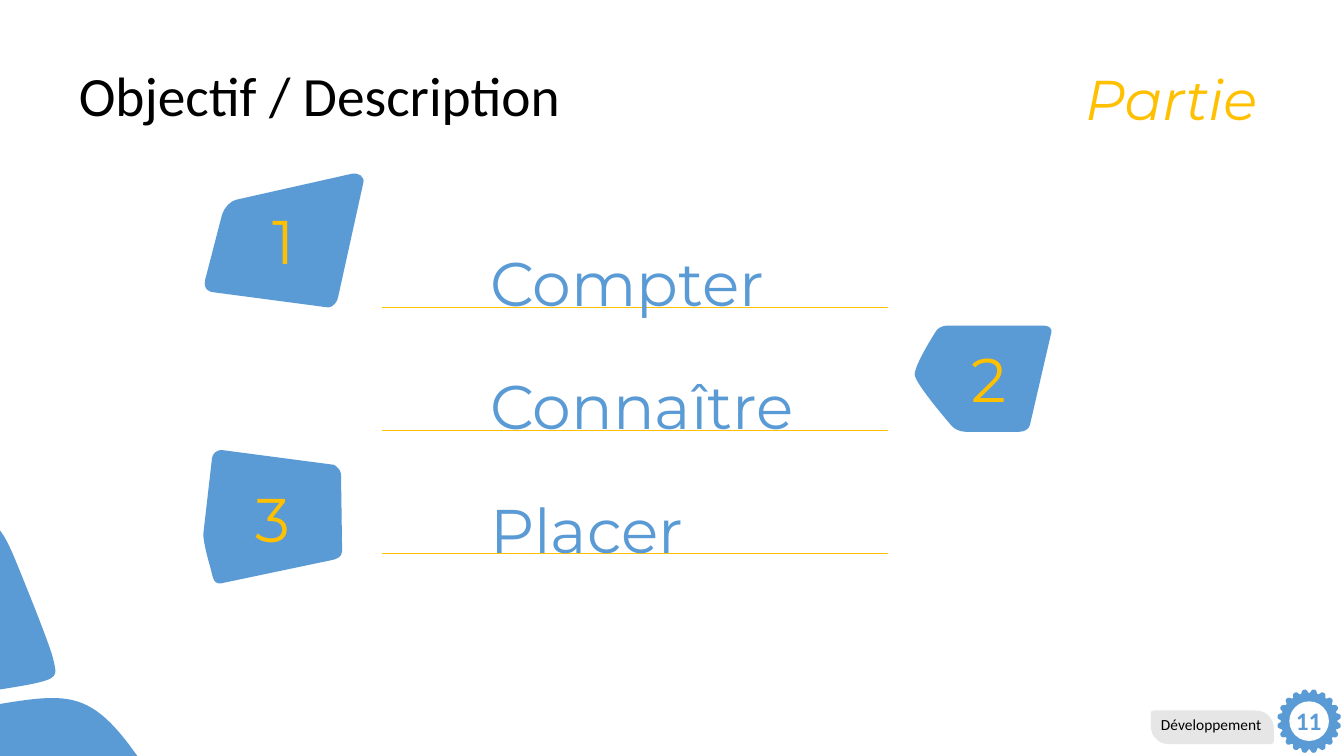
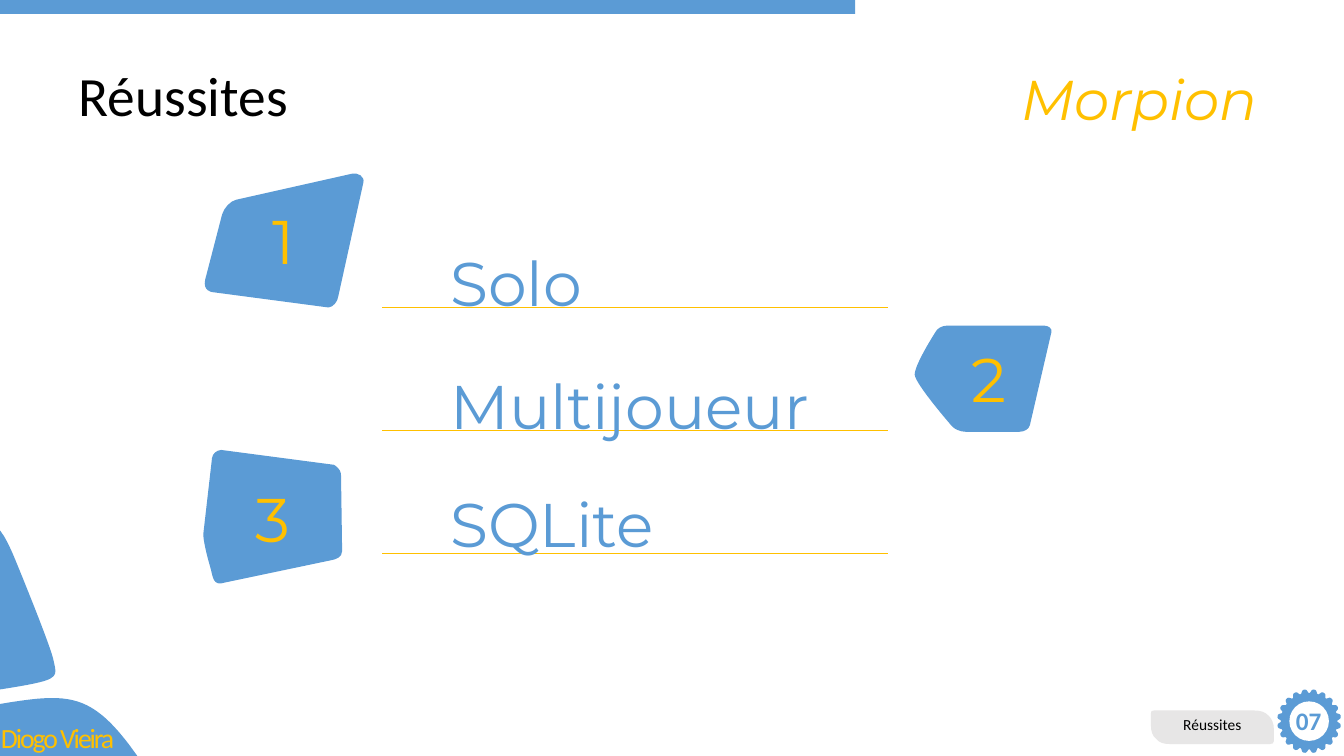
Before and after one commit to DiogoVieiraFerreira/Morpion_Pre-TPI, a slide deck: slide 7 of Dev/Présentation.pptx (slide 5 before the commit). Drawn at 1344x756 pixels with LibreOffice and Linux fonts; fonts in the diff are those of the drawing. Boxes give left, top, right and bottom in pixels: in the first picture for what was removed or moved away, otherwise in the second. Text is boxed around its words. In the diff, an @@ line names an element or a change of style, - is before the commit and + after.

```diff
--- a/Dev/Présentation.pptx
+++ b/Dev/Présentation.pptx
@@ rectangle added at [0, 0, 855, 14], fill #5B9BD5 @@
@@ title at [79, 78, 288, 117]: text changed @@
-Objectif / Description
+Réussites
@@ text at [1021, 78, 1257, 131]: text changed @@
-Partie
+Morpion
@@ text at [450, 260, 582, 308]: text changed @@
-Compter
+Solo
@@ text at [450, 383, 809, 441]: text changed @@
-Connaître
+Multijoueur
@@ text at [450, 501, 653, 556]: text changed @@
-Placer
+SQLite
@@ text in freeform shape at [1183, 719, 1241, 730]: text changed @@
-Développement
+Réussites
@@ text at [1296, 713, 1322, 730]: text changed @@
-11
+07
@@ text added at [1, 725, 114, 753], 19.8 pt, text #FFC000 @@
+Diogo Vieira
```
Also in this commit, not shown: 3 other slides changed, 7 slides added, 2 slides removed, 2 other files.
